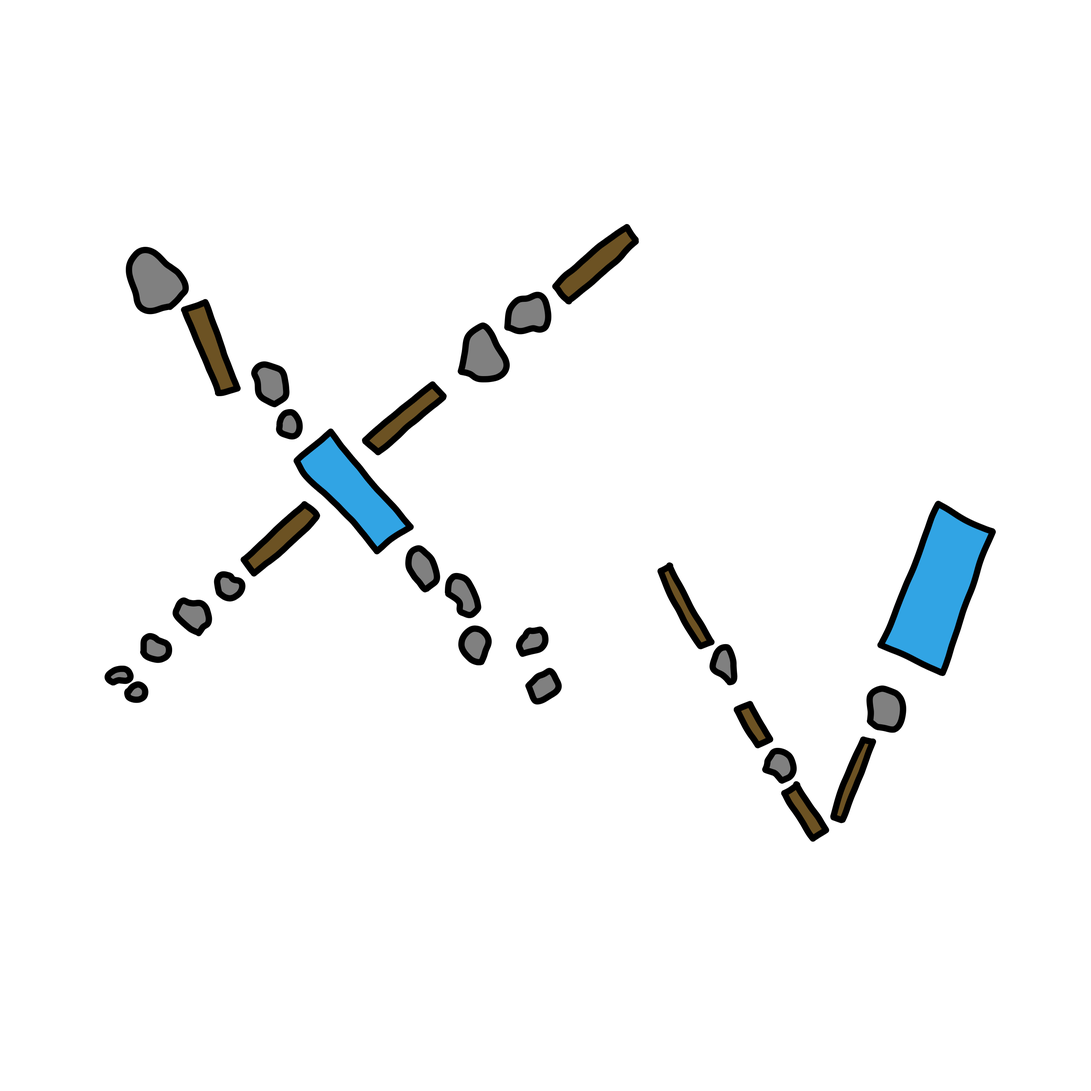
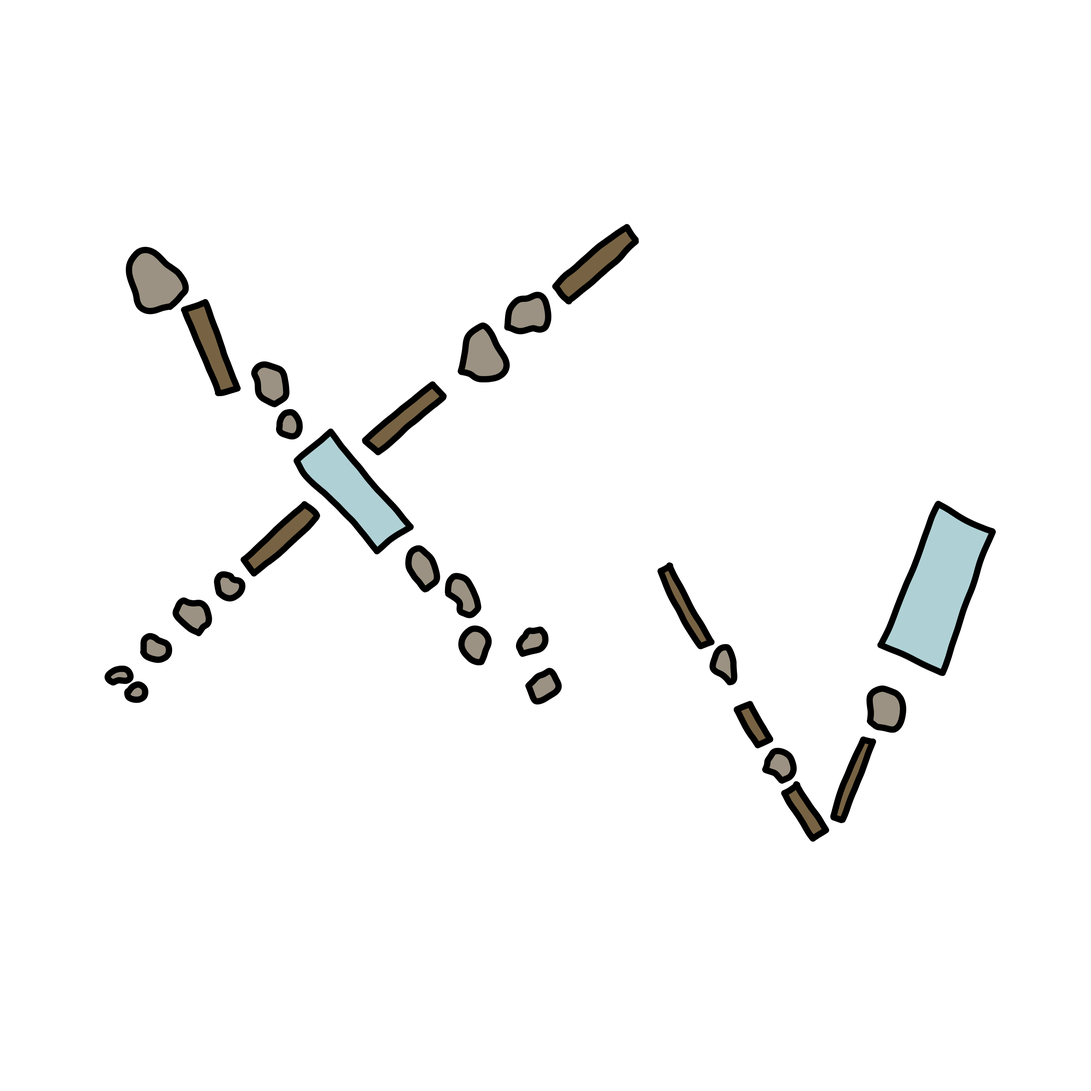
Layers edited between the first and the second 1091 x 1091 image:
painted on "Line art" (1st of 2, in "X") over [110, 231, 633, 699]
painted on "Color" (1st of 2, in "X") over [110, 231, 633, 699]
painted on "Line art" (2nd of 2, in "V") over [534, 295, 990, 835]
painted on "Color" (2nd of 2, in "V") over [534, 295, 990, 835]
painted on "Background" over [110, 231, 990, 835]
